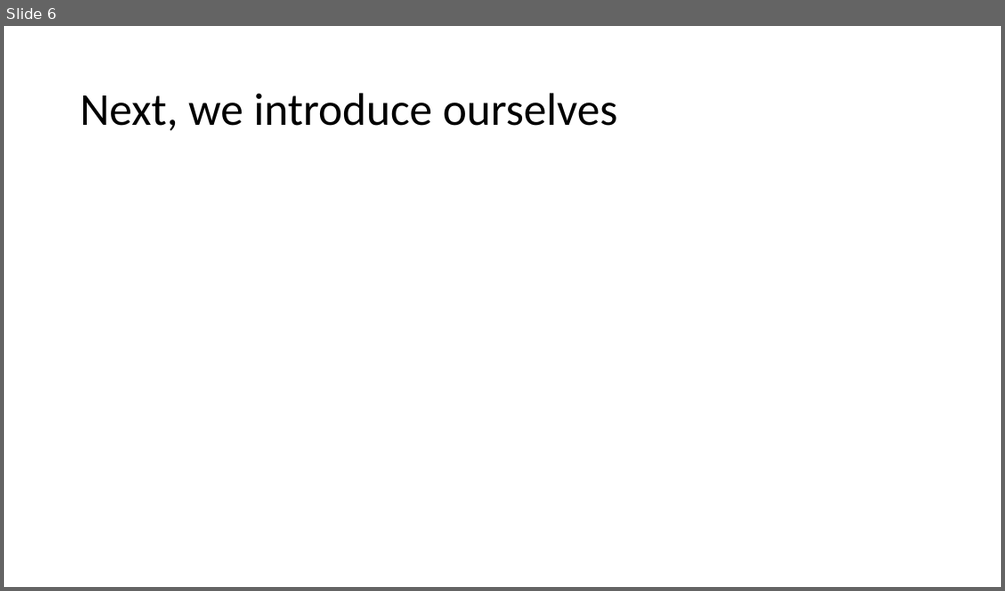
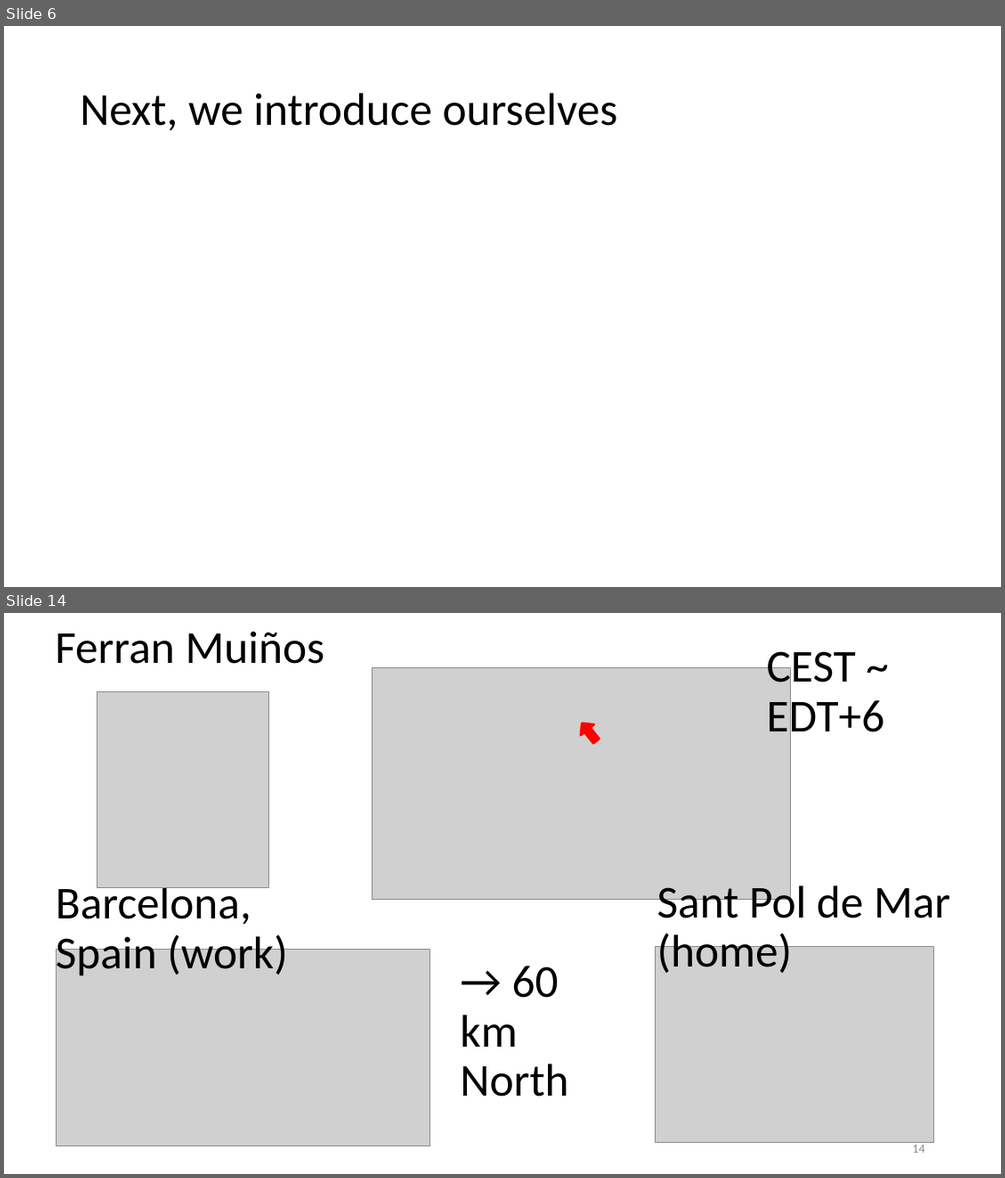
Before and after one commit to steverozen/ISMB.mutsig.tutorial, a slide deck: Tut1.Lecture.0.short.intro.pptx. Shown one above the other, each under a label of ours: slide 6 before the commit, slides 6 and 14 after it; the slides between them are not shown. The pictures are 1005x591 and 1005x1178 pixels, drawn with LibreOffice and Linux fonts; fonts in the diff are those of the drawing; grey boxes stand for pictures. Boxes give left, top, right and bottom in pixels: in the first picture for what was removed or moved away, otherwise in the second. Text is boxed around its words. In the diff, an @@ line names an element or a change of style, - is before the commit and + after.

Commit message:
Ferran bio added to introductory slides

```diff
--- a/Tut1.Lecture.0.short.intro.pptx
+++ b/Tut1.Lecture.0.short.intro.pptx
@@ slide 14 added at (4,613,1001,1174), background #FFFFFF @@
@@ text added at (55,631,325,664), 44 pt, text #000000 @@
+Ferran Muiños
@@ text added at (767,651,885,742), 44 pt, text #000000 @@
+CEST ~ EDT+6
@@ picture added at (97,692,268,887) @@
@@ picture added at (372,668,791,900) @@
@@ down arrow added at (575,718,603,747), fill #FF0000, outline #FF0000 2 pt @@
@@ text added at (657,879,950,973), 44 pt, text #000000 @@
+Sant Pol de Mar (home)
@@ text added at (56,881,288,979), 44 pt, text #000000 @@
+Barcelona, Spain (work)
@@ picture added at (57,949,430,1145) @@
@@ picture added at (655,947,934,1143) @@
@@ text added at (460,965,568,1096), 44 pt, text #000000 @@
+→ 60 km North
@@ page number added at (912,1142,924,1152), 12 pt, text #8B8B8B @@
+14
```
Also in this commit, not shown: 12 slides changed, 2 other slides added.
